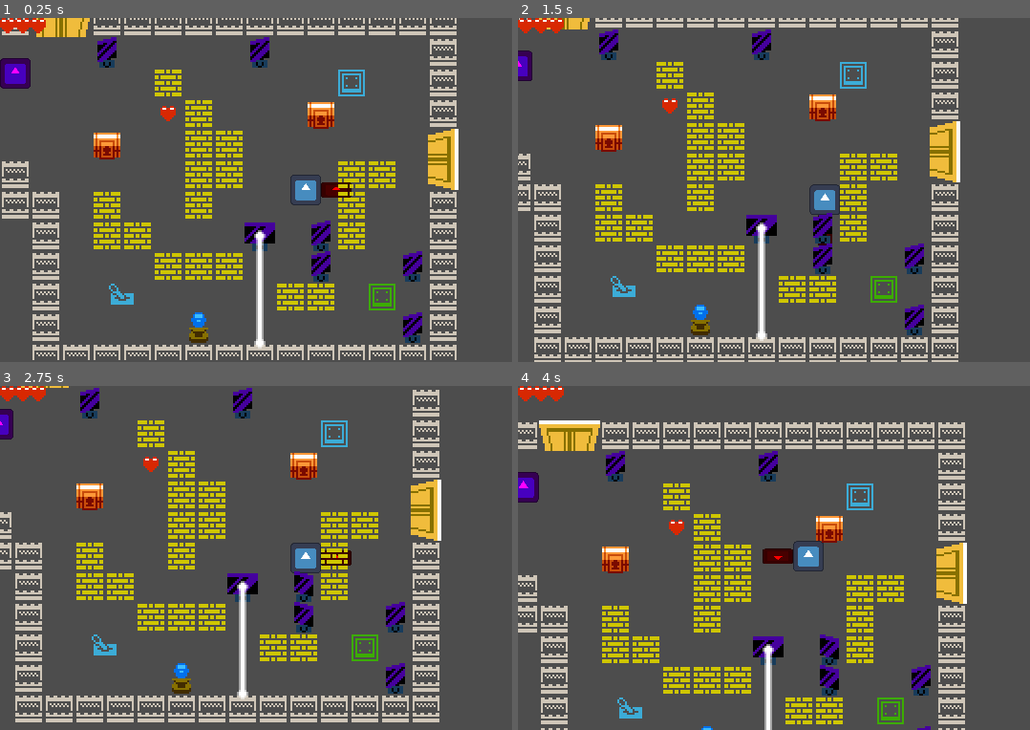
Above: before the commit, frames 1-4 (two rows, left to right).
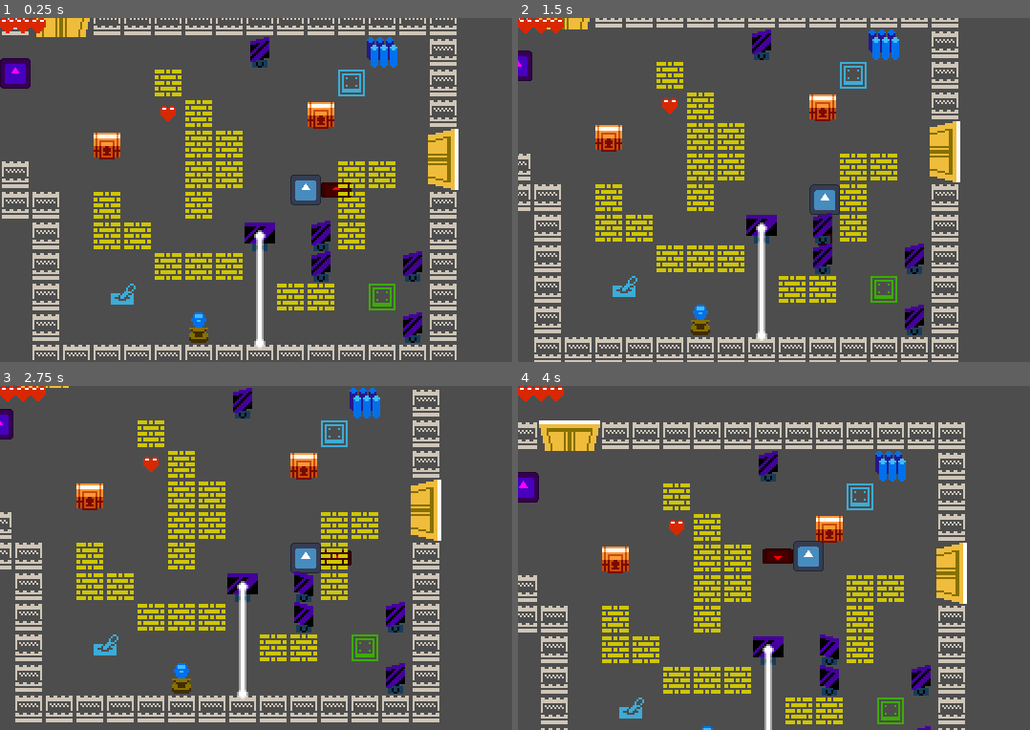
Above: after the commit, the same moments.

Repository: iliys/The-Offering-Godot-Wild-Jam-58-
Game: Godot game, scene res://map/map.tscn
Two runs of this game, one before a commit and one after it. Both use one fixed random seed, a clock stepped at 60 frames per second and the inputs below. The engine's default icon, where the game draws it, is replaced by a stand-in: a white triangle on a blue panel in a dark square.
Inputs:
- Up to frame 1 (0.25 s): no input
- Up to frame 2 (1.5 s): tap Enter at 0.5 s; hold Right (right) 0.53-1.28 s; hold X (attack) 0.53-1.28 s; hold Down (down) from 1.28 s (still down); tap Z (interact) at 1.35 s
- Up to frame 3 (2.75 s): release Down (down) at 2.03 s; hold Right (right) from 2.03 s (still down); hold X (attack) from 2.03 s (still down)
- Up to frame 4 (4 s): tap Space at 2.75 s; release Right (right) at 2.78 s; release X (attack) at 2.78 s; hold Up (up) 2.78-3.53 s; tap Z (interact) at 2.85 s; hold Left (left) from 3.53 s (still down); hold X (attack) from 3.53 s (still down)

The runs differ from the first frame. In frame 1, 0.8% of the frame differs, in the area x 19-78%, y 5-82%; in frame 2, 0.8%; in frame 3, 0.8%; in frame 4, 0.8%.

Commit message:
Put in gates

Diff:
--- a/items/health_pickup/health_pickup.tscn
+++ b/items/health_pickup/health_pickup.tscn
@@ -7,9 +7,8 @@
 radius = 6.0
 
 [node name="HealthPickup" type="Area2D"]
-collision_layer = 0
+collision_layer = 32
 collision_mask = 2
-monitorable = false
 script = ExtResource("1_08pgb")
 
 [node name="Sprite2D" type="Sprite2D" parent="."]
--- a/items/key_pickup/key_pickup.tscn
+++ b/items/key_pickup/key_pickup.tscn
@@ -7,9 +7,8 @@
 radius = 8.0
 
 [node name="KeyPickup" type="Area2D"]
-collision_layer = 0
+collision_layer = 32
 collision_mask = 2
-monitorable = false
 script = ExtResource("1_g054c")
 
 [node name="Sprite" type="Sprite2D" parent="."]
--- /dev/null
+++ b/map/gate/gate.gd
@@ -0,0 +1,20 @@
+class_name Gate
+extends StaticBody2D
+
+
+@export var active := true:
+	set(value):
+		if (not active) and value and (detector.get_overlapping_areas().size() > 0
+				or detector.get_overlapping_bodies().size() > 0):
+			return
+		active = value
+		collision_shape.set_deferred("disabled", not active)
+		sprite.frame = int(active)
+
+@onready var sprite: Sprite2D = $Sprite
+@onready var collision_shape: CollisionShape2D = $CollisionShape
+@onready var detector: Area2D = $detector
+
+
+func set_active(value: int) -> void:
+	active = value
--- /dev/null
+++ b/map/gate/gate.tscn
@@ -0,0 +1,30 @@
+[gd_scene load_steps=5 format=3 uid="uid://bvxcacfvh13xx"]
+
+[ext_resource type="Script" path="res://map/gate/gate.gd" id="1_goag4"]
+[ext_resource type="Texture2D" uid="uid://chr3fxeett48x" path="res://map/gate/Gate.png" id="2_gy32r"]
+
+[sub_resource type="RectangleShape2D" id="RectangleShape2D_3h1od"]
+size = Vector2(16, 16)
+
+[sub_resource type="RectangleShape2D" id="RectangleShape2D_fupg8"]
+size = Vector2(15, 15)
+
+[node name="Gate" type="StaticBody2D"]
+collision_mask = 11
+script = ExtResource("1_goag4")
+
+[node name="Sprite" type="Sprite2D" parent="."]
+texture = ExtResource("2_gy32r")
+hframes = 2
+frame = 1
+
+[node name="CollisionShape" type="CollisionShape2D" parent="."]
+shape = SubResource("RectangleShape2D_3h1od")
+
+[node name="detector" type="Area2D" parent="."]
+collision_layer = 0
+collision_mask = 43
+monitorable = false
+
+[node name="CollisionShape2D" type="CollisionShape2D" parent="detector"]
+shape = SubResource("RectangleShape2D_fupg8")
--- a/map/map.tscn
+++ b/map/map.tscn
@@ -17,6 +17,7 @@
 [ext_resource type="PackedScene" uid="uid://cyv7g07yfvixl" path="res://items/health_pickup/health_pickup.tscn" id="15_d5h7c"]
 [ext_resource type="PackedScene" uid="uid://dwhag178pphjo" path="res://map/mirror/mirror.tscn" id="15_wpcqk"]
 [ext_resource type="PackedScene" uid="uid://csc8xxh2rx5at" path="res://map/mirror/bounce_mirror.tscn" id="16_3mowk"]
+[ext_resource type="PackedScene" uid="uid://bvxcacfvh13xx" path="res://map/gate/gate.tscn" id="16_lflmi"]
 
 [sub_resource type="NavigationPolygon" id="NavigationPolygon_ajvmi"]
 vertices = PackedVector2Array(0, 0, 8, 0, 8, 8, 0, 8)
@@ -3963,6 +3964,7 @@
 
 [node name="HitTrigger" parent="Triggers" instance=ExtResource("6_s2kpy")]
 position = Vector2(-96, 54)
+on = true
 
 [node name="StepTrigger" parent="Triggers" instance=ExtResource("7_lku5s")]
 position = Vector2(40, 56)
@@ -3989,6 +3991,11 @@
 
 [node name="Boxes" type="Node2D" parent="."]
 
+[node name="Gates" type="Node2D" parent="."]
+
+[node name="Gate" parent="Gates" instance=ExtResource("16_lflmi")]
+position = Vector2(40, -72)
+
 [node name="Mirror" parent="." instance=ExtResource("15_wpcqk")]
 position = Vector2(-24, 24)
 
@@ -4008,9 +4015,6 @@
 
 [node name="BounceMirror6" parent="BounceMirrors" instance=ExtResource("16_3mowk")]
 position = Vector2(56, 72)
-
-[node name="BounceMirror8" parent="BounceMirrors" instance=ExtResource("16_3mowk")]
-position = Vector2(-104, -72)
 
 [node name="NavigationNote" type="Label" parent="."]
 offset_left = -427.0
@@ -4035,5 +4039,6 @@
 [connection signal="hp_changed" from="Player" to="UI" method="display_hp"]
 [connection signal="key_count_changed" from="Player" to="UI" method="set_key_count"]
 [connection signal="max_hp_initialized" from="Player" to="UI" method="init_max_hp"]
+[connection signal="toggled" from="Triggers/HitTrigger" to="Gates/Gate" method="set_active"]
 [connection signal="toggled" from="Triggers/StandingTrigger" to="Doors/Door" method="set_open"]
 [connection signal="active_set" from="Triggers/Crystal" to="Triggers/HitTrigger" method="take_dmg"]
--- a/map/mirror/light_beam/light_beam.gd
+++ b/map/mirror/light_beam/light_beam.gd
@@ -36,10 +36,10 @@
 
 
 func _on_hit_zone_body_entered(body: Node2D) -> void:
-	#if body is Crystal:
-	body.on = true
+	if body is Crystal:
+		body.on = true
 
 
 func _on_hit_zone_body_exited(body: Node2D) -> void:
-	#if body is Crystal:
-	body.on = false
+	if body is Crystal:
+		body.on = false
--- a/map/mirror/light_beam/light_beam.tscn
+++ b/map/mirror/light_beam/light_beam.tscn
@@ -10,14 +10,14 @@
 [node name="LightBeam" type="RayCast2D"]
 target_position = Vector2(1024, 0)
 collision_mask = 17
-script = ExtResource("1_otpox")
+script = ExtResource("1_vt033")
 
 [node name="Sprite" type="Sprite2D" parent="."]
 texture = ExtResource("2_rwa13")
 offset = Vector2(0.5, 0)
 
 [node name="HitZone" type="Area2D" parent="."]
-collision_layer = 0
+collision_layer = 32
 collision_mask = 24
 
 [node name="CollisionShape" type="CollisionShape2D" parent="HitZone"]
--- a/project.godot
+++ b/project.godot
@@ -72,6 +72,7 @@
 2d_physics/layer_3="Hit Box"
 2d_physics/layer_4="Enemy"
 2d_physics/layer_5="Crystal"
+2d_physics/layer_6="Invisible"
 
 [rendering]
 
--- a/triggers/hit_trigger/hit_trigger.gd
+++ b/triggers/hit_trigger/hit_trigger.gd
@@ -4,9 +4,13 @@
 
 signal toggled(on: bool)
 
-var on := false
+@export var on := false
 
 @onready var sprite: Sprite2D = $Sprite
+
+
+func _ready() -> void:
+	sprite.frame = int(on)
 
 
 func take_dmg(_dmg := 0, attacker: Actor = null) -> void:
--- a/triggers/hit_trigger/hit_trigger.tscn
+++ b/triggers/hit_trigger/hit_trigger.tscn
@@ -10,6 +10,7 @@
 
 [node name="HitTrigger" instance=ExtResource("1_osnqt")]
 script = ExtResource("2_f42nt")
+on = false
 
 [node name="CollisionShape" parent="." index="0"]
 shape = SubResource("RectangleShape2D_wu15g")
Binary file added: map/gate/Gate.png
Not shown, added: map/gate/Gate.png.import
Not shown: 1 places in map/map.tscn that only renumber resources
Not shown: 1 places in map/mirror/light_beam/light_beam.tscn that only renumber resources
